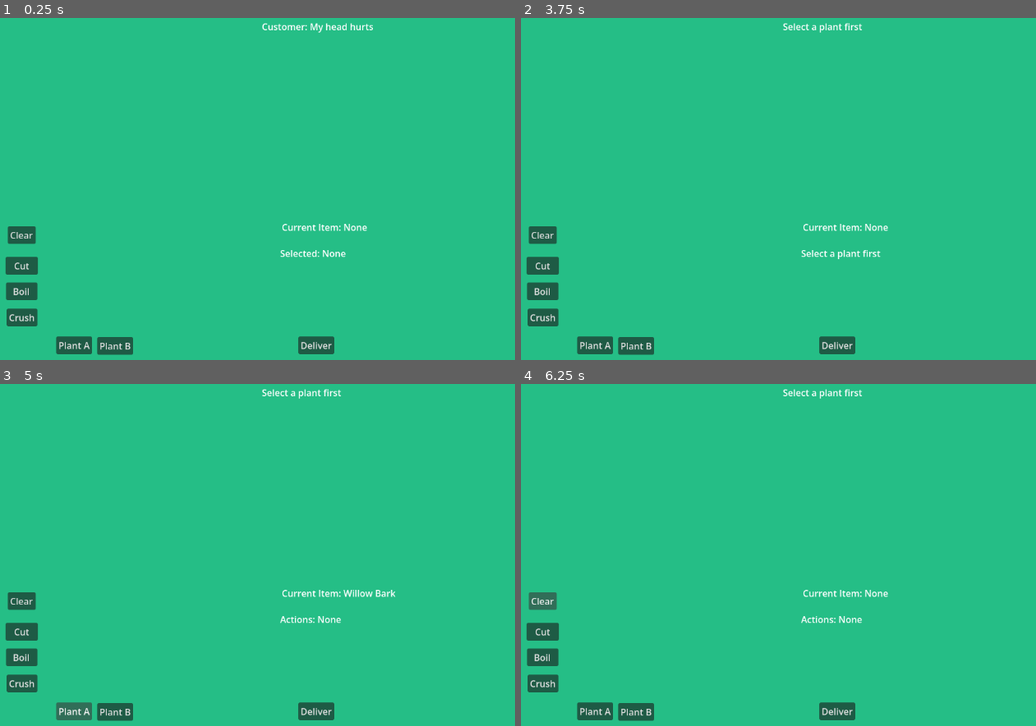
Above: before the commit, frames 1-4 (two rows, left to right).
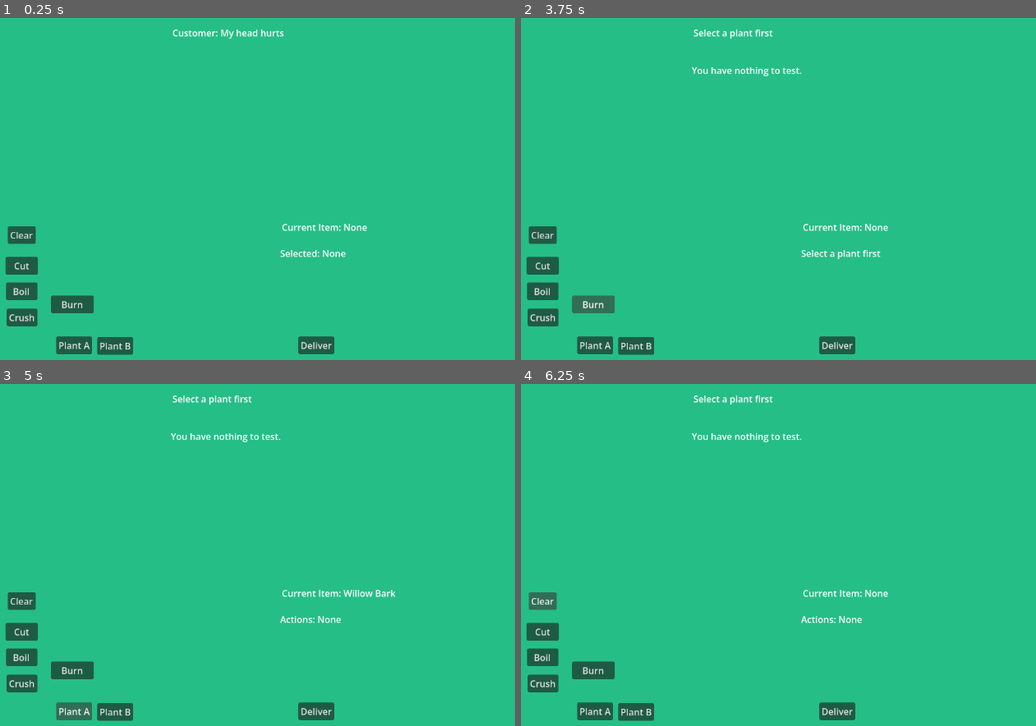
Above: after the commit, the same moments.

Repository: ErrorCodeTaken/alchemist-game
Game: Godot game, scene res://main.tscn
Two runs of this game, one before a commit and one after it. Both use one fixed random seed, a clock stepped at 60 frames per second and the inputs below.
Inputs (mouse positions are in pixels of both pictures, inside the frame that each line leads up to):
- Up to frame 1 (0.25 s): no input
- Up to frame 2 (3.75 s): click "Deliver" at 0.5 s; click "Crush" at 1.25 s; click "Boil" at 2 s; click "Cut" at 2.75 s; click (593, 305) at 3.5 s, where only the run after the commit has a clickable "Burn"
- Up to frame 3 (5 s): click "Plant A" at 4.25 s
- Up to frame 4 (6.25 s): click "Plant B" at 5 s; click "Clear" at 5.75 s

The runs differ from the first frame. In frame 1, 0.9% of the frame differs, in the area x 9-73%, y 1-87%; in frame 2, 1.0%, in the area x 9-67%, y 1-87%; in frame 3, 1.0%; in frame 4, 1.0%.

Commit message:
Add burn (test) system with destructive behavior and feedback
Description

Implemented test_current_item() to handle burn interaction
Burn now adds "burn" to actions and updates item state
Burned items are marked as destroyed and cannot be delivered
Added contextual burn feedback based on plant and preparation (cut/crush)
Introduced FeedbackLabel to separate experimentation feedback from customer responses
Updated item labels to reflect burned state
Prevented multiple burns on the same item

This establishes the first player-driven discovery mechanic (heat interaction) separate from customer validation.

Diff:
--- a/main.gd
+++ b/main.gd
@@ -70,6 +70,17 @@
 	is_busy = true
 
 	var result = "This does not seem suited for the customer's symptoms."
+
+	if "burn" in actions:
+		$Label.text = "You cannot deliver this. It has been burned and ruined."
+		selected_plant = ""
+		actions.clear()
+		$ItemLabel.text = "Current Item: None"
+		$SelectionLabel.text = "Actions: None"
+		await get_tree().create_timer(3).timeout
+		show_request()
+		is_busy = false
+		return
 
 	# Willow Bark / Plant A - Headache
 	if current_request == "headache" and selected_plant == "A":
@@ -159,7 +170,9 @@
 
 func update_item_label() -> void:
 	if selected_plant == "A":
-		if "boil" in actions:
+		if "burn" in actions:
+			$ItemLabel.text = "Current Item: Burned Willow Bark"
+		elif "boil" in actions:
 			if actions.find("boil") == 0:
 				$ItemLabel.text = "Current Item: Weak Willow Infusion"
 			elif "crush" in actions:
@@ -176,7 +189,9 @@
 			$ItemLabel.text = "Current Item: Willow Bark"
 
 	elif selected_plant == "B":
-		if "boil" in actions:
+		if "burn" in actions:
+			$ItemLabel.text = "Current Item: Burned Glassleaf"
+		elif "boil" in actions:
 			$ItemLabel.text = "Current Item: Ruined Glassleaf Gel"
 		elif "crush" in actions:
 			$ItemLabel.text = "Current Item: Glassleaf Paste"
@@ -185,7 +200,54 @@
 		else:
 			$ItemLabel.text = "Current Item: Glassleaf"
 
-
+func test_current_item() -> void:
+	if is_busy:
+		return
+
+	if selected_plant == "":
+		$FeedbackLabel.text = "You have nothing to test."
+		return
+
+	if "burn" in actions:
+		$FeedbackLabel.text = "It has already been burned."
+		return
+
+	actions.append("burn")
+	$SelectionLabel.text = "Actions: " + ", ".join(actions).capitalize()
+	update_item_label()
+
+	# Willow
+	if selected_plant == "A":
+		var has_cut = "cut" in actions
+		var has_crush = "crush" in actions
+
+		if has_crush:
+			$FeedbackLabel.text = "The crushed bark burns quickly. The smell is strong and medicinal. Your headache eases more noticeably."
+		elif has_cut:
+			$FeedbackLabel.text = "The cut bark burns slowly. A bitter smell rises. Your headache eases slightly."
+		else:
+			$FeedbackLabel.text = "The bark chars on the outside. The smell is faint. It feels like something is locked inside."
+
+	# Glassleaf
+	elif selected_plant == "B":
+		$FeedbackLabel.text = "The leaf blackens and curls. Whatever was useful in it is lost."
+
+func show_action_feedback(action_name: String) -> void:
+	if selected_plant == "A":
+		if action_name == "cut":
+			$FeedbackLabel.text = "You cut into the willow bark. The inside has a dry, bitter smell."
+		elif action_name == "crush":
+			$FeedbackLabel.text = "You crush the willow bark. The scent becomes stronger, but it still feels hard to use raw."
+		elif action_name == "boil":
+			$FeedbackLabel.text = "The willow darkens as it heats."
+
+	elif selected_plant == "B":
+		if action_name == "cut":
+			$FeedbackLabel.text = "You cut the glassleaf open. A cool gel seeps out."
+		elif action_name == "crush":
+			$FeedbackLabel.text = "You crush the opened glassleaf into a smooth, soothing paste."
+		elif action_name == "boil":
+			$FeedbackLabel.text = "The glassleaf gel thins and loses its texture."
 
 func apply_action(action_name: String) -> void:
 	if is_busy:
@@ -202,11 +264,14 @@
 	actions.append(action_name)
 	$SelectionLabel.text = "Actions: " + ", ".join(actions).capitalize()
 	update_item_label()
+	show_action_feedback(action_name)
+
+func _on_test_pressed() -> void:
+	test_current_item()
 
 func _on_crush_pressed() -> void:
 	apply_action("crush")
 
-
 func _on_boil_pressed() -> void:
 	apply_action("boil")
 
--- a/main.tscn
+++ b/main.tscn
@@ -22,11 +22,18 @@
 
 [node name="Label" type="Label" parent="." unique_id=1224799257]
 layout_mode = 0
-offset_left = 464.0
-offset_top = 28.0
-offset_right = 660.0
-offset_bottom = 51.0
+offset_left = 307.0
+offset_top = 39.0
+offset_right = 503.0
+offset_bottom = 62.0
 text = "Customer: My head hurts"
+
+[node name="FeedbackLabel" type="Label" parent="." unique_id=688253391]
+layout_mode = 0
+offset_left = 304.0
+offset_top = 105.0
+offset_right = 500.0
+offset_bottom = 128.0
 
 [node name="PlantA" type="Button" parent="." unique_id=793975393]
 layout_mode = 0
@@ -101,6 +108,14 @@
 offset_bottom = 404.0
 text = "Current Item: None"
 
+[node name="Burn" type="Button" parent="." unique_id=146588855]
+layout_mode = 0
+offset_left = 94.0
+offset_top = 513.0
+offset_right = 169.0
+offset_bottom = 544.0
+text = "Burn"
+
 [connection signal="pressed" from="PlantA" to="." method="_on_plant_a_pressed"]
 [connection signal="pressed" from="PlantB" to="." method="_on_plant_b_pressed"]
 [connection signal="pressed" from="Deliver" to="." method="_on_deliver_pressed"]
@@ -108,3 +123,4 @@
 [connection signal="pressed" from="Boil" to="." method="_on_boil_pressed"]
 [connection signal="pressed" from="Cut" to="." method="_on_cut_pressed"]
 [connection signal="pressed" from="ClearActions" to="." method="_on_clear_actions_pressed"]
+[connection signal="pressed" from="Burn" to="." method="_on_test_pressed"]
